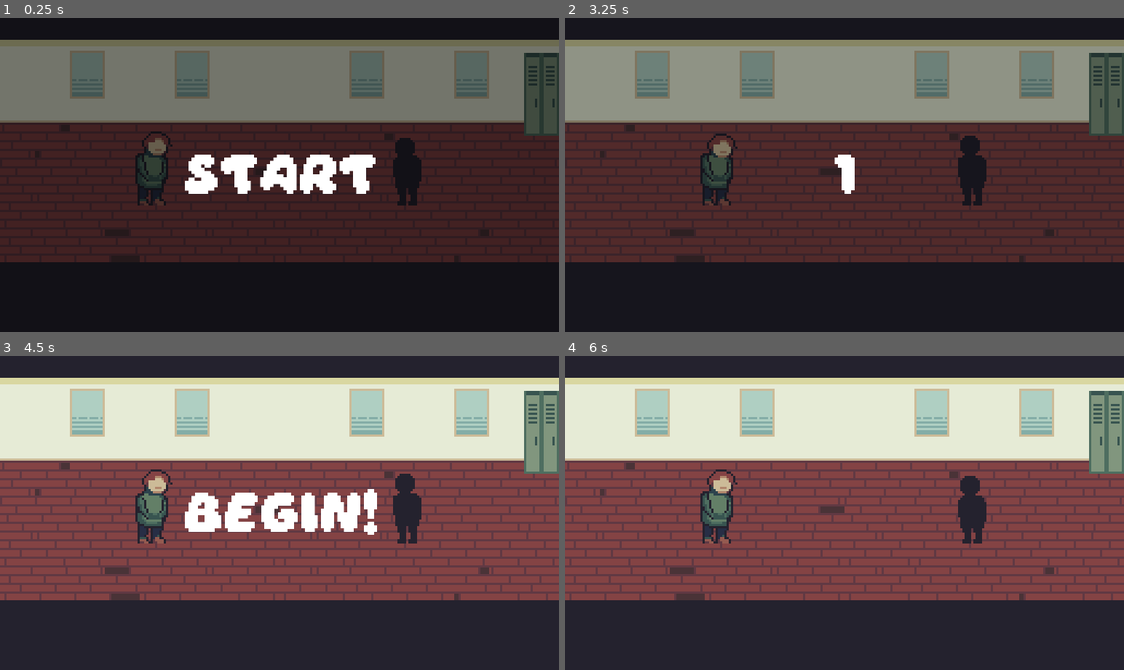
Above: before the commit, frames 1-4 (two rows, left to right).
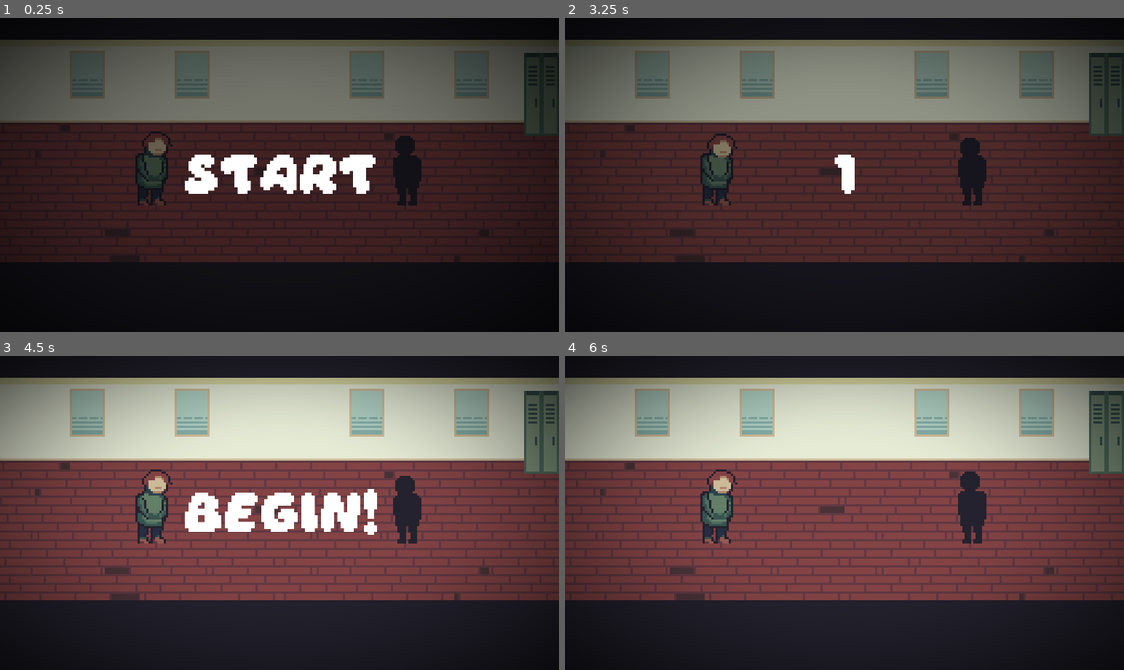
Above: after the commit, the same moments.

Repository: erik-lance/Simons-Day
Game: Godot game, scene res://scenes/freeplay.tscn
The game is run twice, just before and just after one commit, with the same random seed, the same clock (stepped at 60 frames per second) and the same inputs. This scene is started directly instead of the project's main scene.
Inputs:
- Up to frame 1 (0.25 s): no input
- Up to frame 2 (3.25 s): tap Enter at 0.5 s; tap Space (next_dialogue) every 0.75 s from 0.6 to 2.85 s
- Up to frame 3 (4.5 s): tap Space (next_dialogue) at 3.6, 4.35 s
- Up to frame 4 (6 s): tap Space (next_dialogue) at 5.1, 5.85 s

The runs differ from the first frame. In frame 1, 10% of the frame differs, in the area x 0-100%, y 6-78%; in frame 2, 15%; in frame 3, 29%; in frame 4, 29%, in the area x 0-100%, y 0-100%.

Commit message:
Added two shaders and a defeat signal against enemy
These shaders are temporary and will be used as references probably.

Diff:
--- a/scenes/freeplay.tscn
+++ b/scenes/freeplay.tscn
@@ -9,9 +9,28 @@
 [ext_resource path="res://scenes/cells/classroom_cell.tscn" type="PackedScene" id=7]
 [ext_resource path="res://scenes/cells/locker_cell_2.tscn" type="PackedScene" id=8]
 [ext_resource path="res://assets/scripts/cell_manager.gd" type="Script" id=9]
+[ext_resource path="res://assets/scripts/opponent.gd" type="Script" id=10]
 
 [sub_resource type="DynamicFont" id=1]
 font_data = ExtResource( 5 )
+
+[sub_resource type="Shader" id=4]
+code = "shader_type canvas_item;
+
+uniform vec4 color : hint_color;
+uniform float multiplier = 0.2;
+uniform float softness = 3.0;
+
+void fragment(){
+	float value = distance(UV, vec2(0.5));
+	COLOR = vec4(color.rgb, smoothstep(multiplier, softness, value));
+}"
+
+[sub_resource type="ShaderMaterial" id=5]
+shader = SubResource( 4 )
+shader_param/color = null
+shader_param/multiplier = 0.2
+shader_param/softness = 1.0
 
 [sub_resource type="Animation" id=2]
 resource_name = "begin_game"
@@ -107,12 +126,13 @@
 
 [node name="Challenger" type="Node2D" parent="."]
 position = Vector2( 186, 70 )
+script = ExtResource( 10 )
 
 [node name="Unknown" parent="Challenger" instance=ExtResource( 3 )]
 position = Vector2( 0, 0 )
 
 [node name="AnimatedSprite" parent="Challenger/Unknown" index="0"]
-frame = 2
+frame = 5
 flip_h = true
 
 [node name="TypeHandler" parent="." instance=ExtResource( 6 )]
@@ -145,10 +165,19 @@
 "_edit_use_anchors_": false
 }
 
+[node name="ShaderEffects" type="ColorRect" parent="Intro"]
+material = SubResource( 5 )
+anchor_right = 1.0
+anchor_bottom = 1.0
+__meta__ = {
+"_edit_use_anchors_": false
+}
+
 [node name="AnimationPlayer" type="AnimationPlayer" parent="."]
 anims/begin_game = SubResource( 2 )
 anims/waiting = SubResource( 3 )
 
+[connection signal="defeated" from="Challenger" to="." method="_on_Challenger_defeated"]
 [connection signal="animation_finished" from="AnimationPlayer" to="." method="_on_AnimationPlayer_animation_finished"]
 
 [editable path="Simon"]
Not shown: 1 places in scenes/freeplay.tscn that only renumber resources
